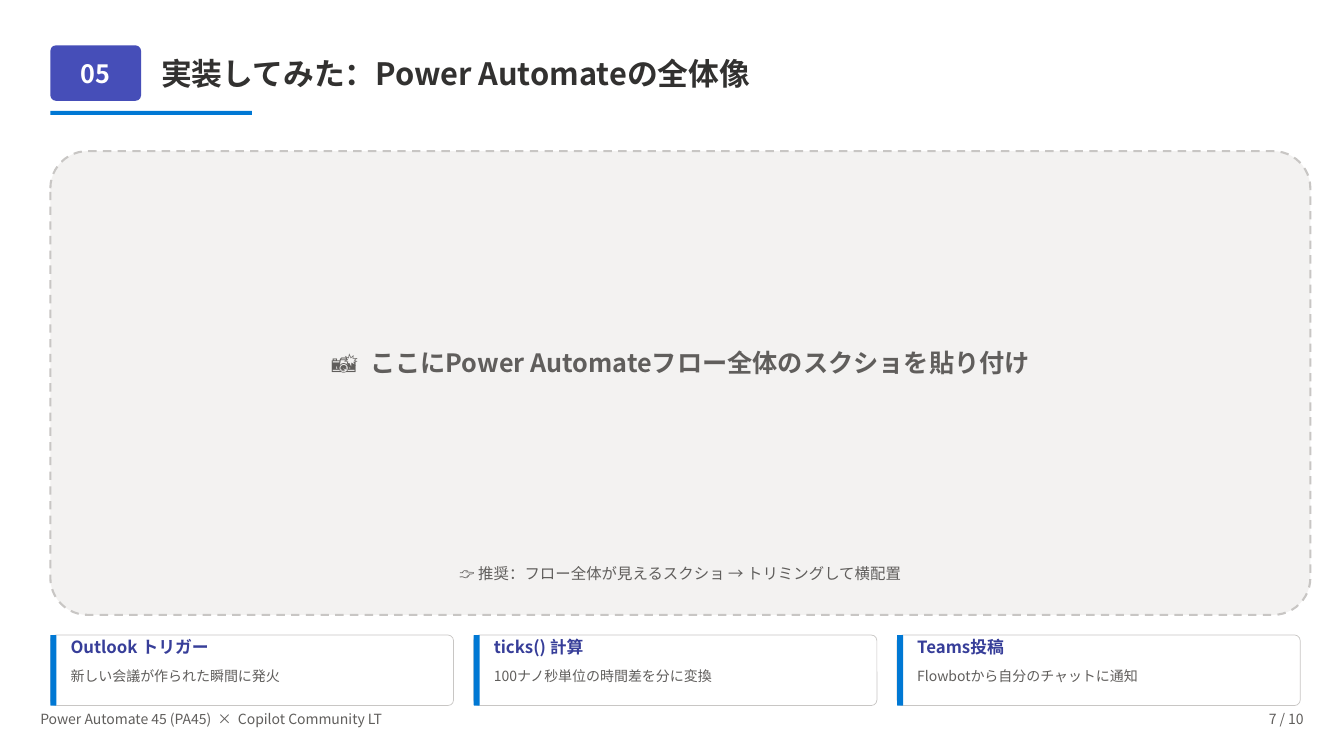
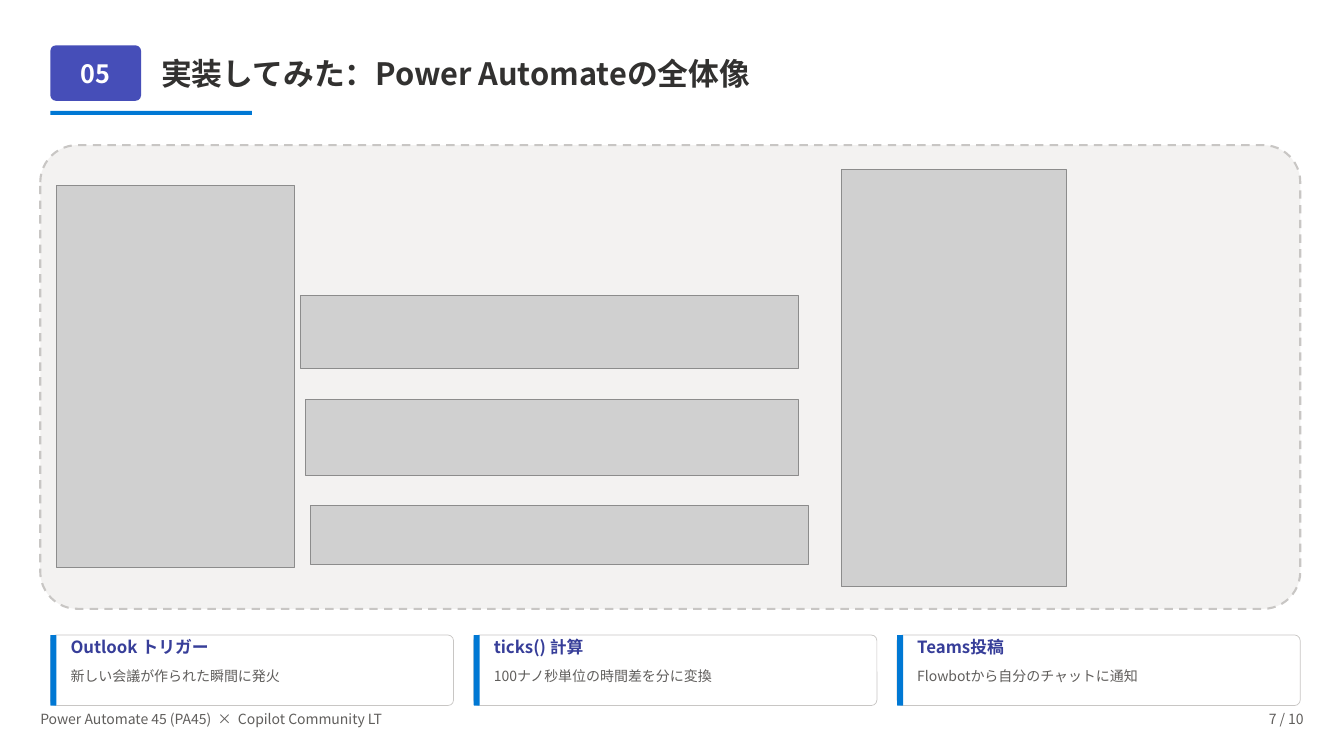
Before and after one commit to Haru-PowerPlatform/pa45, a slide deck: slide 7 of assets/pa45/LT001_Copilot_MeetingCostBot_20260428.pptx. Drawn at 1344x756 pixels with LibreOffice and Linux fonts; fonts in the diff are those of the drawing; grey boxes stand for pictures. Boxes give left, top, right and bottom in pixels: in the first picture for what was removed or moved away, otherwise in the second. Text is boxed around its words. In the diff, an @@ line names an element or a change of style, - is before the commit and + after.

```diff
--- a/assets/pa45/LT001_Copilot_MeetingCostBot_20260428.pptx
+++ b/assets/pa45/LT001_Copilot_MeetingCostBot_20260428.pptx
@@ rounded rectangle moved from (x1=50, y1=151, x2=1311, y2=615) to (x1=40, y1=145, x2=1301, y2=609) @@
@@ picture added at (x1=842, y1=169, x2=1068, y2=587) @@
@@ picture added at (x1=56, y1=186, x2=294, y2=568) @@
@@ picture added at (x1=300, y1=296, x2=799, y2=369) @@
@@ text removed at (x1=370, y1=350, x2=1030, y2=375) @@
-📸 ここにPower Automateフロー全体のスクショを貼り付け
@@ picture added at (x1=306, y1=400, x2=800, y2=476) @@
@@ picture added at (x1=311, y1=506, x2=809, y2=565) @@
@@ text removed at (x1=478, y1=566, x2=901, y2=580) @@
-👉 推奨：フロー全体が見えるスクショ → トリミングして横配置
```
Also in this commit, not shown: 6 other slides changed, 1 slide removed.
